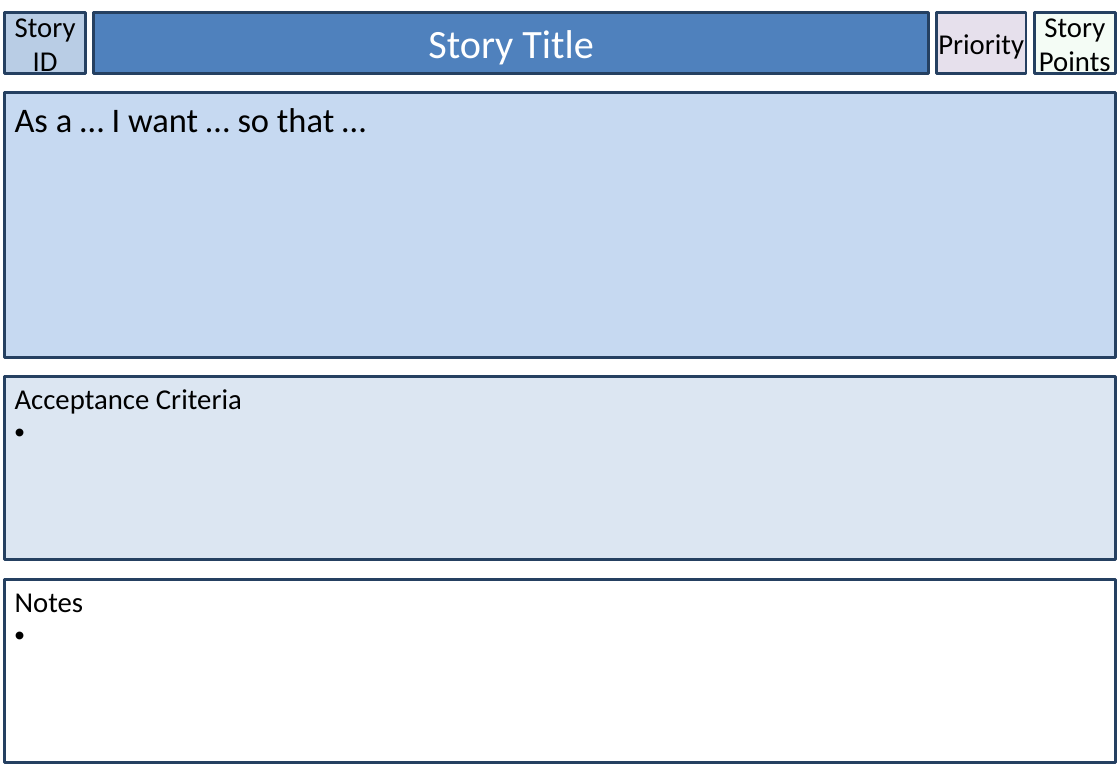
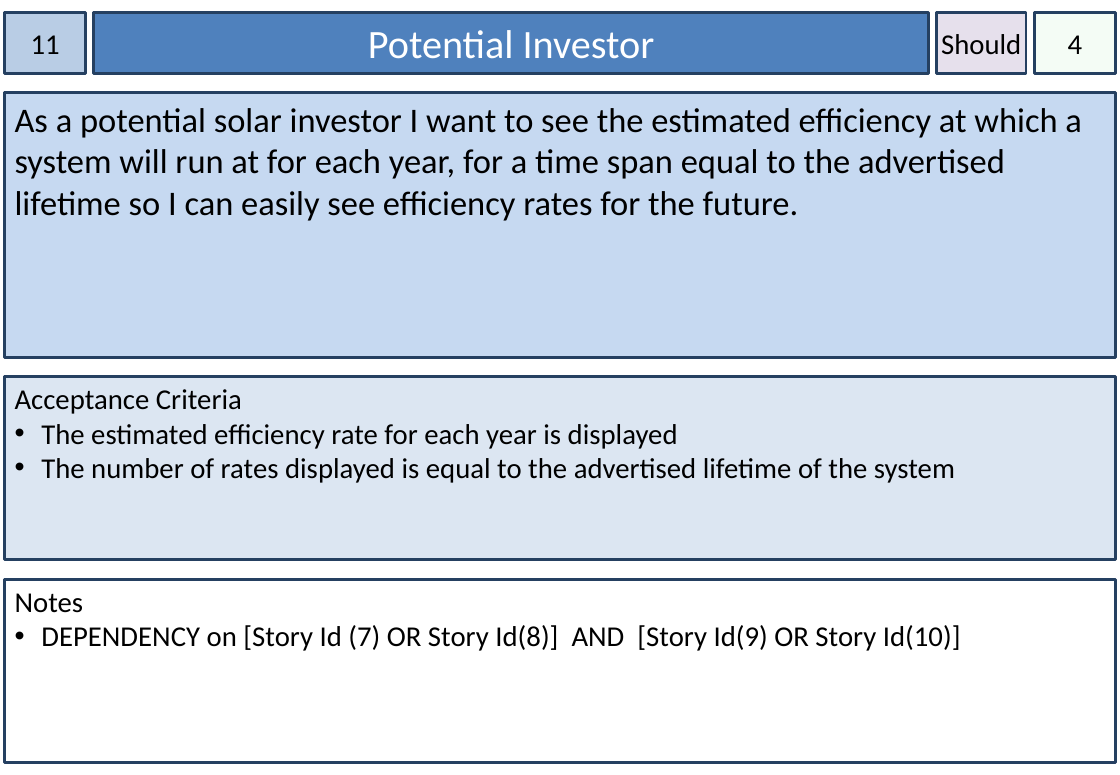
Before and after one commit to dkartaschew/anonymous-solarenergy, a slide deck: slide 11 of Documentation/User Stories.pptx (slide 13 before the commit). Drawn at 1120x775 pixels with LibreOffice and Linux fonts; fonts in the diff are those of the drawing. Boxes give left, top, right and bottom in pixels: in the first picture for what was removed or moved away, otherwise in the second. Text is boxed around its words. In the diff, an @@ line names an element or a change of style, - is before the commit and + after.

Commit message:
We currently have 33 User Stories complete with priority and story point information. For use by Luke to complete the technology grid.

```diff
--- a/Documentation/User Stories.pptx
+++ b/Documentation/User Stories.pptx
@@ text in rectangle at <box>31,35,60,54</box>: text changed @@
-Story ID
+11
@@ text in rectangle at <box>368,30,655,59</box>: text changed @@
-Story Title
+Potential Investor
@@ text in rectangle at <box>941,34,1021,55</box>: text changed @@
-Priority
+Should
@@ text in rectangle at <box>1068,35,1083,54</box>: text changed @@
-Story Points
+4
@@ text in rectangle at <box>15,108,1082,221</box>: text changed @@
-As a … I want … so that …
+As a potential solar investor I want to see the estimated efficiency at which a system will run at for each year, for a time span equal to the advertised lifetime so I can easily see efficiency rates for the future.
@@ text in rectangle at <box>41,424,955,483</box>: paragraphs added @@
+• The estimated efficiency rate for each year is displayed
+• The number of rates displayed is equal to the advertised lifetime of the system
@@ text in rectangle at <box>41,625,961,651</box>: paragraph added @@
+• DEPENDENCY on [Story Id (7) OR Story Id(8)] AND [Story Id(9) OR Story Id(10)]
```
Also in this commit, not shown: 32 other slides changed, 15 slides removed.
